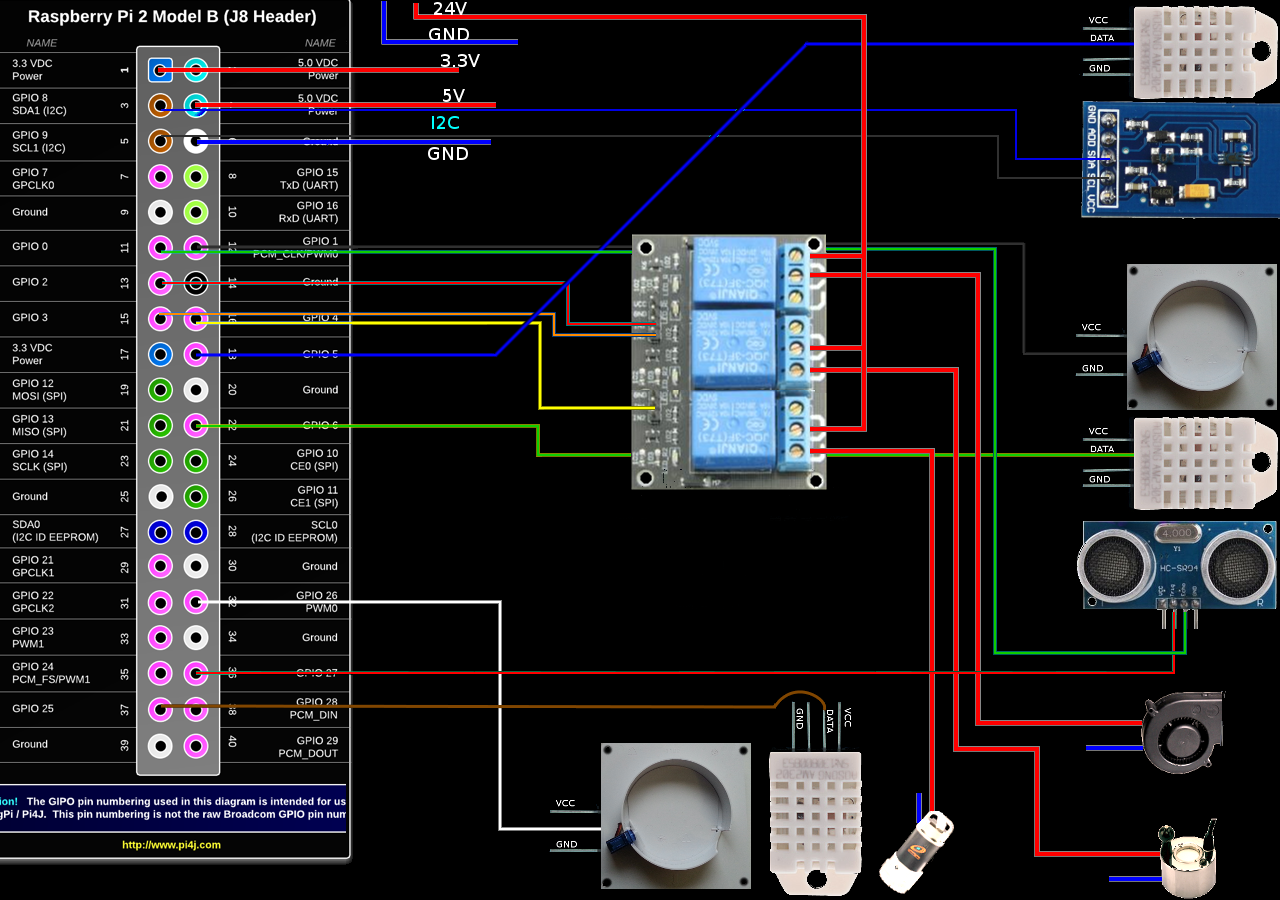
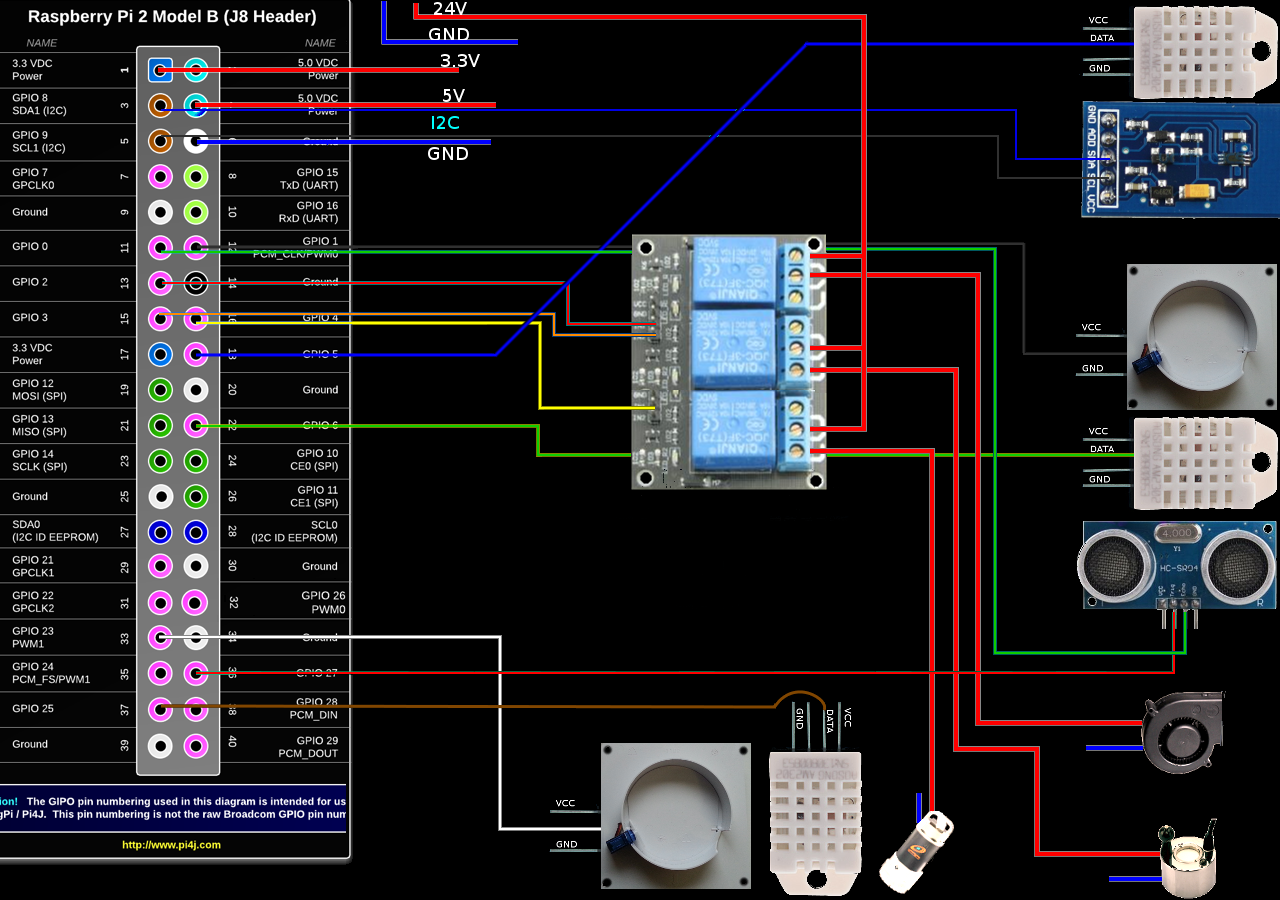
The second 1280px x 900px image is a revision of the first. Changes to its layers:
painted on "Background" over [159,448,640,639]
